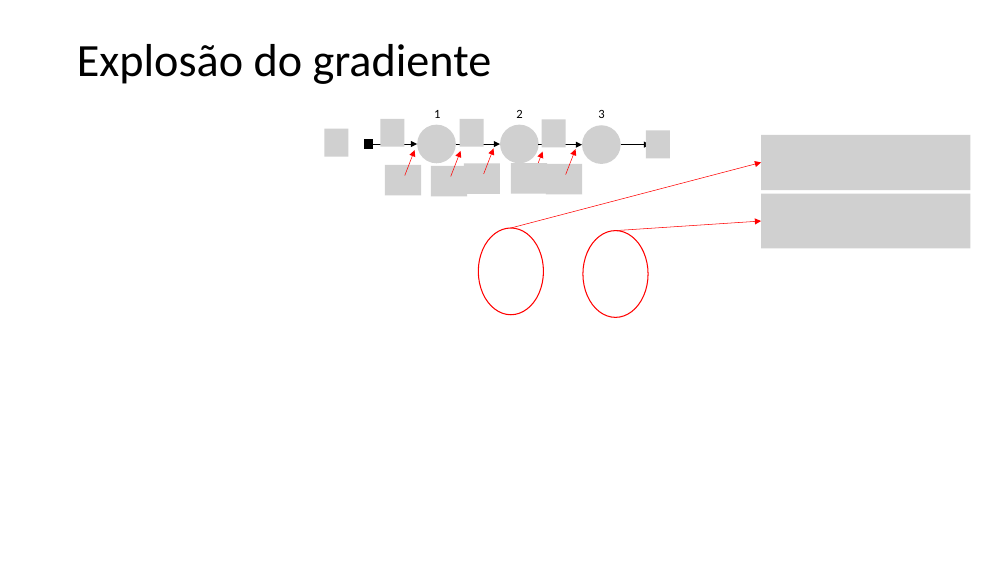
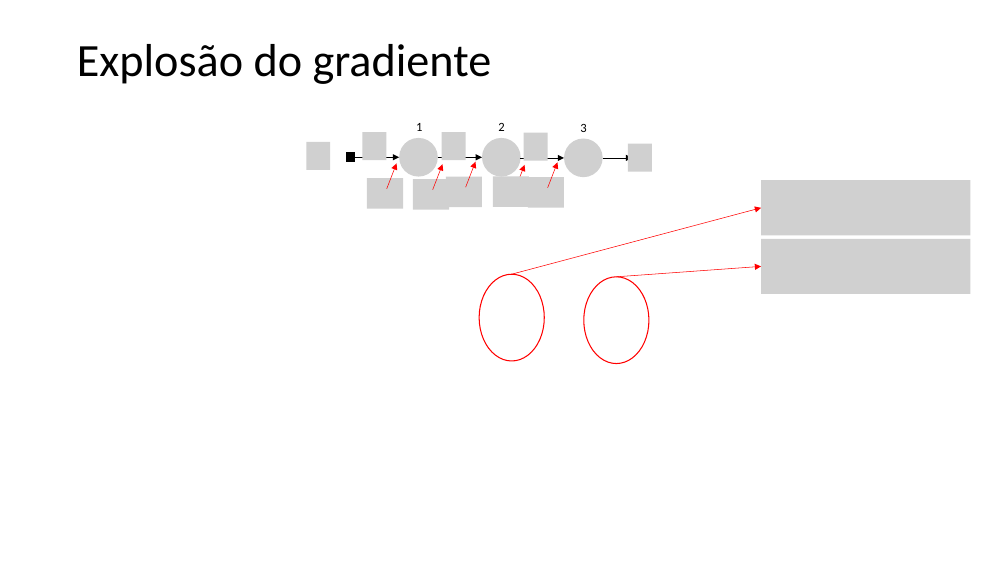
Before and after one commit to zz4fap/t320_aprendizado_de_maquina, a slide deck: slide 35 of slides/T320_Redes_Neurais_Artificiais (Parte II).pptx (slide 32 before the commit). Drawn at 1008x567 pixels with LibreOffice and Linux fonts; fonts in the diff are those of the drawing; grey boxes stand for pictures. Boxes give left, top, right and bottom in pixels: in the first picture for what was removed or moved away, otherwise in the second. Text is boxed around its words. In the diff, an @@ line names an element or a change of style, - is before the commit and + after.

```diff
--- a/slides/T320_Redes_Neurais_Artificiais (Parte II).pptx
+++ b/slides/T320_Redes_Neurais_Artificiais (Parte II).pptx
@@ text "1": place and size @@
-text "1" at [434, 110, 440, 118]
+text "1" at [416, 123, 422, 131]
@@ picture: place and size @@
-picture at [582, 126, 621, 164]
+picture at [564, 138, 603, 177]
@@ picture removed at [761, 135, 971, 190] @@
@@ 12 pictures, 9 arrows, 2 texts, 1 rectangle: place and size @@
-12 pictures, 9 arrows, 2 texts, 1 rectangle at [324, 110, 671, 196]
+12 pictures, 9 arrows, 2 texts, 1 rectangle at [306, 123, 653, 209]
@@ picture: place and size @@
-picture at [761, 194, 971, 249]
+picture at [761, 180, 971, 235]
@@ picture added at [761, 239, 971, 294] @@
@@ 2 arrows, 2 ellipses: place and size @@
-2 arrows, 2 ellipses at [479, 163, 761, 318]
+2 arrows, 2 ellipses at [479, 208, 761, 364]
```
Also in this commit, not shown: 17 other slides changed, 3 slides added, 1 other file.
